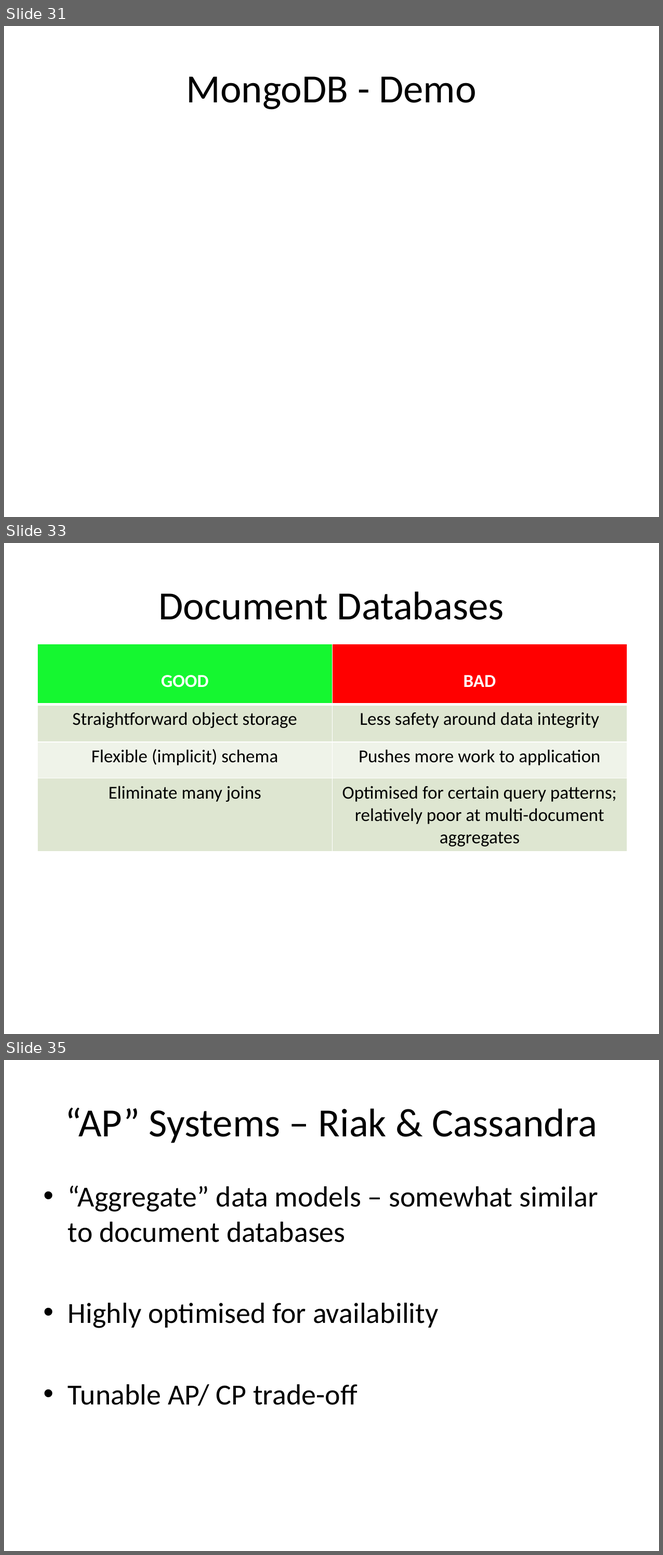
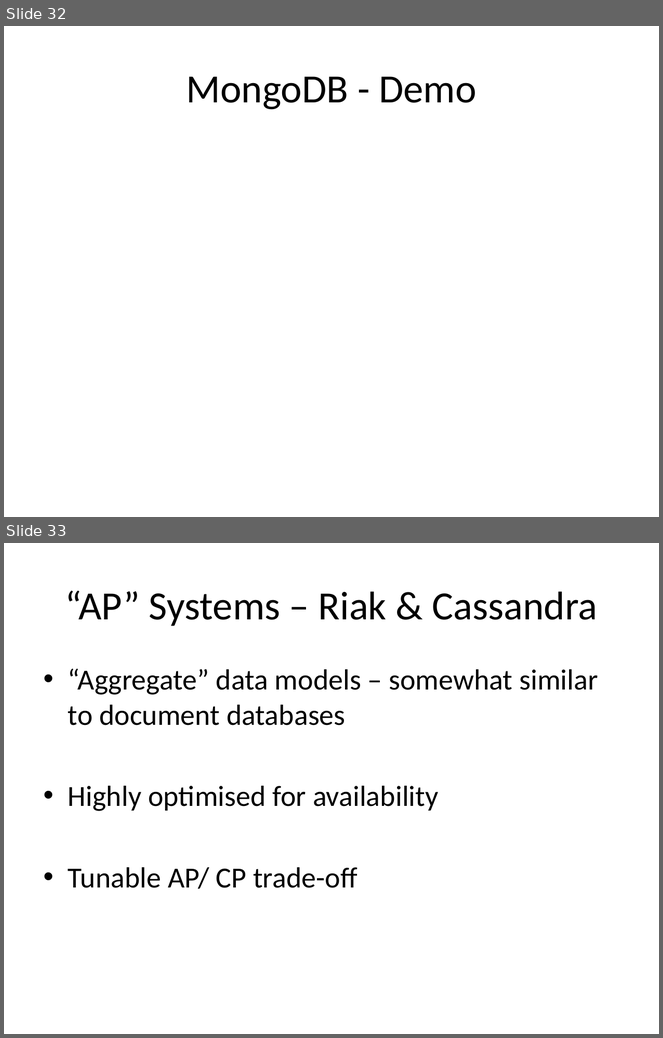
Before and after one commit to alexdgarland/database-demos, a slide deck: Slides/Not Only SQL - Picking A Database for DotNET.pptx. Shown one above the other, each under a label of ours: slides 31, 33 and 35 before the commit, slides 32 and 33 after it; the slides between them are not shown. The pictures are 663x1555 and 663x1038 pixels, drawn with LibreOffice and Linux fonts; fonts in the diff are those of the drawing. Boxes give left, top, right and bottom in pixels: in the first picture for what was removed or moved away, otherwise in the second. Text is boxed around its words. In the diff, an @@ line names an element or a change of style, - is before the commit and + after.

```diff
--- a/Slides/Not Only SQL - Picking A Database for DotNET.pptx
+++ b/Slides/Not Only SQL - Picking A Database for DotNET.pptx
@@ slide 33 removed at (x1=4, y1=543, x2=659, y2=1034), background #FFFFFF @@
@@ title removed at (x1=158, y1=591, x2=504, y2=620) @@
-Document Databases
@@ table removed at (x1=37, y1=644, x2=627, y2=851), 4 rows, 2 columns @@
-GOOD | BAD
-Straightforward object storage | Less safety around data integrity
-Flexible (implicit) schema | Pushes more work to application
-Eliminate many joins | Optimised for certain query patterns; / relatively poor at multi-document aggregates
@@ what was slide 31 is now slide 32 @@
@@ what was slide 35 is now slide 33 @@
```
Also in this commit, not shown: 6 slides changed, 4 slides added, 3 other slides removed.
